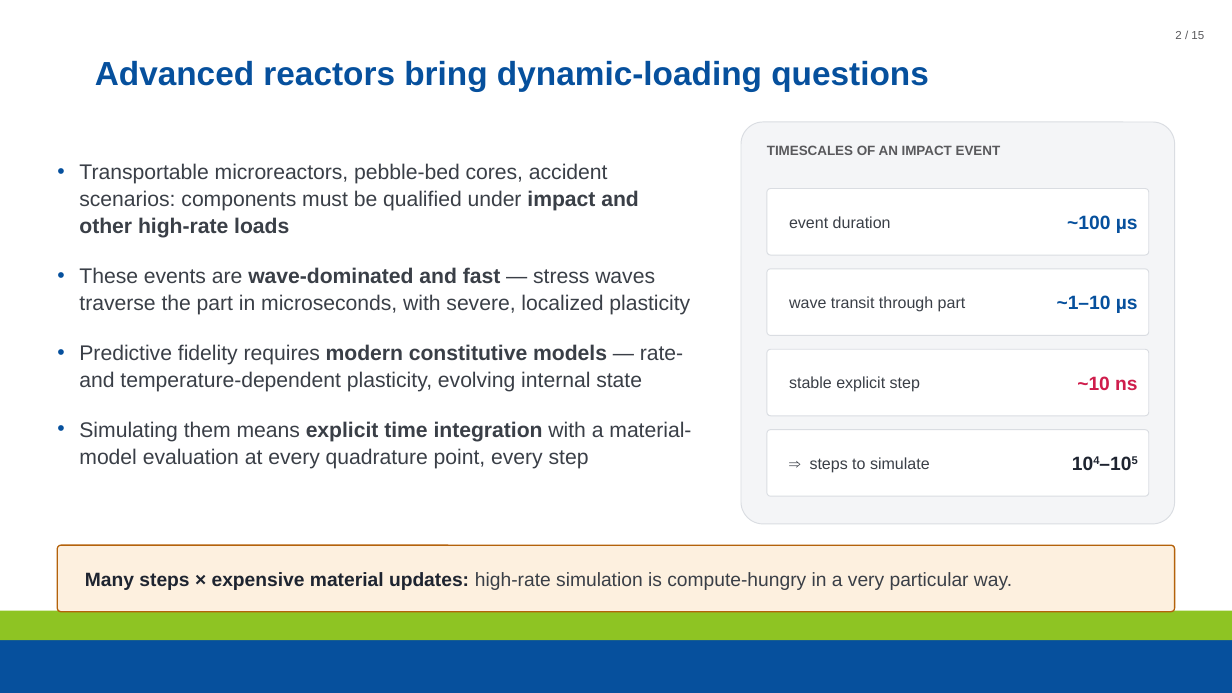
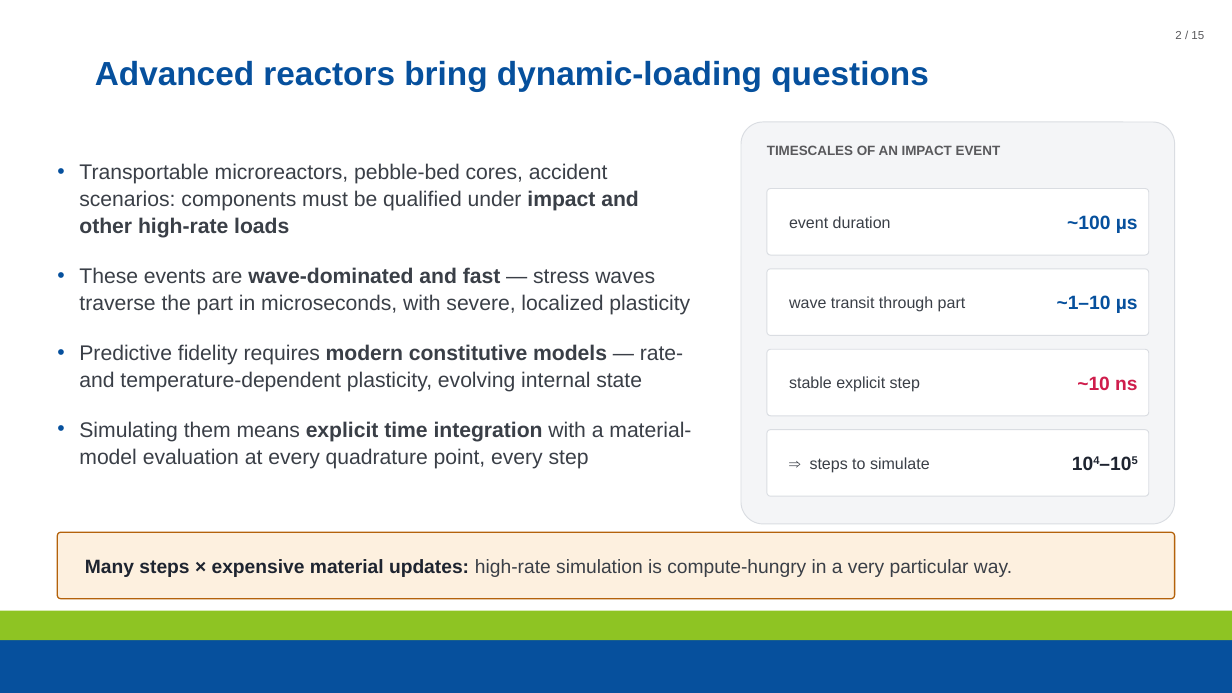
Before and after one commit to maxnezdyur/marlin, a slide deck: slide 2 of examples/impact/slide_assets/WCCM_NEML2_explicit_dynamics_v2.pptx. Drawn at 1232x693 pixels with LibreOffice and Linux fonts; fonts in the diff are those of the drawing; background and template pictures are left out. Boxes give left, top, right and bottom in pixels: in the first picture for what was removed or moved away, otherwise in the second. Text is boxed around its words. In the diff, an @@ line names an element or a change of style, - is before the commit and + after.

```diff
--- a/examples/impact/slide_assets/WCCM_NEML2_explicit_dynamics_v2.pptx
+++ b/examples/impact/slide_assets/WCCM_NEML2_explicit_dynamics_v2.pptx
@@ rounded rectangle: place and size @@
-rounded rectangle at <box>57,545,1175,612</box>
+rounded rectangle at <box>57,532,1175,599</box>
@@ text "Many steps × expensive material ...": place and size @@
-text "Many steps × expensive material ..." at <box>85,572,1012,590</box>
+text "Many steps × expensive material ..." at <box>85,559,1012,577</box>
```
Also in this commit, not shown: 14 other slides changed, 2 other files.
